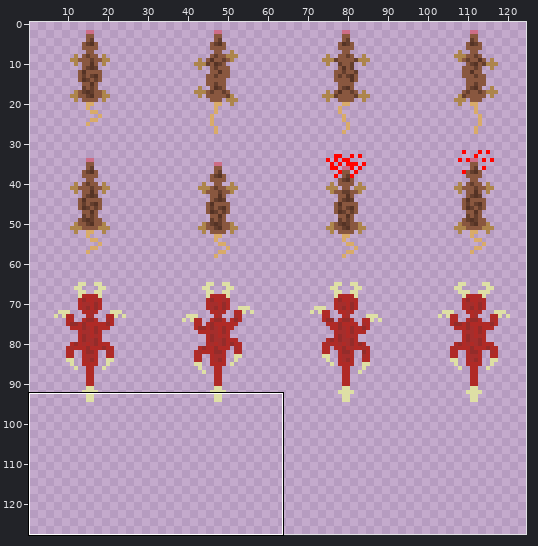
Sprite sheet: FinalProject(Unity)/Assets/Assets/SpriteSheets/Rous.png. The picture above shows the old version from afar; the outline marks the close-up.
Close-up. Old version:
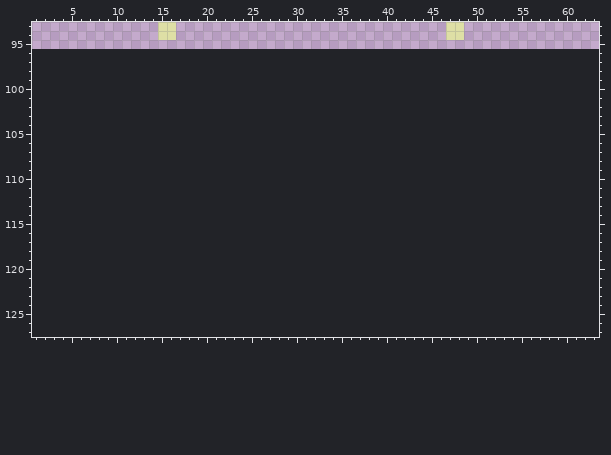
The file is 128x96 pixels. Colours within 5 levels of each other are drawn and written as one. Shown: x 1..63, y 93..127. The old version is drawn lined up with the new one, on the new canvas. The wide view leaves out empty margins.
After the commit:
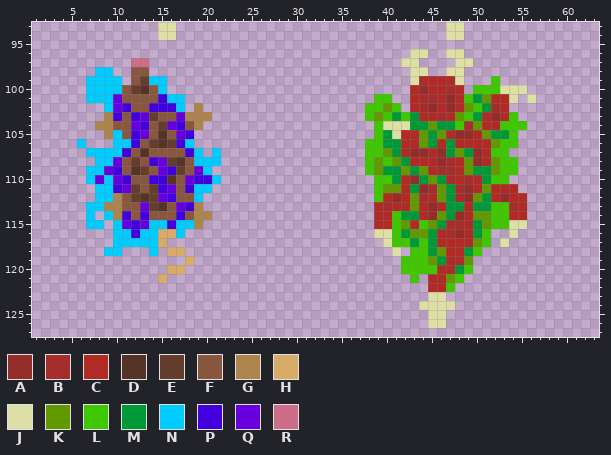
Palette (. is transparent): A #942c2a  B #a52e2c  C #b02a26  D #553325  E #643e2d  F #89573f  G #ad854c  H #d9ab69  J #dedfa5  K #639900  L #3fc700  M #009938  N #00ccff  P #4200dd  Q #6700dd  R #cd6d87
Diff:
canvas 128x96 -> 128x128
Changed rows in their new state; - is an unchanged pixel.
first column x 6:
 96 -------------------------------------JJ--JJ--------
 97 ------RR----------------------------JJ----JJ-------
 98 --NN--FF-----------------------------JJ--JJ--------
 99 -NNNN-FENN---------------------------JCCCCJ---L----
100 -NNNNFEDFN---------------------------CACCBC-LLLJJJ-
101 -NNNQFFFFPNN---------------------LL--CBBCACLMKCCJ-J
102 ---NQPFFPPPN-G------------------LLKL-CBACACKLMBC---
103 ---GPFPQEFFQGGG-----------------LKLMLMCCBCKLMCACL--
104 --GGFFQPFEQPFG-------------------LJJJMMKMMLBKCCLLL-
105 ---GNFPQFDFQP--------------------LMJCCKMKCAACKMML--
106 N---NNPFEDEPN-------------------LLMMCCKMCMCCCCKLL--
107 -NNNNPFDFFFFPN-N----------------LLKMCAACAMKMACLL---
108 --NNQFEFPQEDFNNN----------------LKLKMCCCABCKACKLL--
109 -NNQPFDEFQPEFQN-----------------LKMMKMKCBBCKMMKLL--
110 -NQNQPFFPPDFQPPN-----------------LLMCAMKMBCBCMLL---
111 --NNPQEFEPQFPNN------------------LKKCMABKMBACKCCC--
112 --NNGFEDEQPFFN-------------------LCACKBCKMBAKMCACC-
113 -NNGGFFQEDFQPG-------------------CBCCKCACMMCMMLLBC-
114 -N-NGPFPFFFPFGG------------------CCLMMCAKMACKKLLCC-
115 -NN-NQPQNNPNNG-------------------CCLKCLKMBBCMKLLJJ-
116 ----NNPNNHHN---------------------JJLMKKMCBACML--J--
117 ----NNNNNH------------------------JLLMLMCCCCKL-J---
118 ---NN---N-HH-----------------------J-LLMKCCML------
119 ------------H-----------------------LLLKMCCK-------
120 ----------HH------------------------LLLLCCML-------
121 ---------H---------------------------L-CCKL--------
122 ---------------------------------------CCL---------
123 ---------------------------------------JJ----------
124 --------------------------------------JJJJ---------
125 ---------------------------------------JJ----------
126 ---------------------------------------JJ----------
